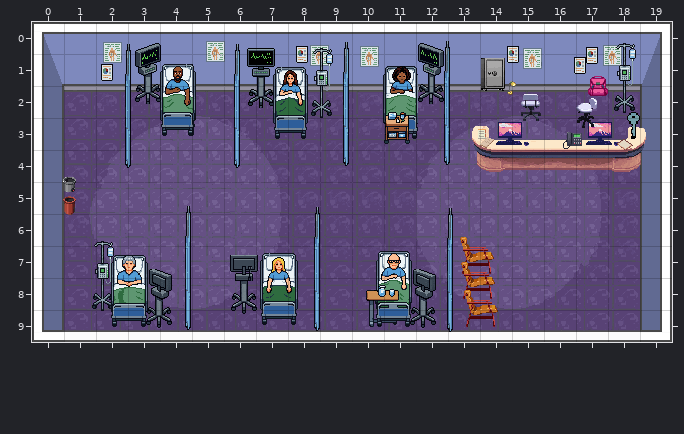
Tiled map (JSON) -- public/break_escape/assets/rooms/room_hospital_ward.tmj. The first picture shows the starting point.
Cells are 32x32 px. Shown: x 0..19, y 0..9.
After the commit:
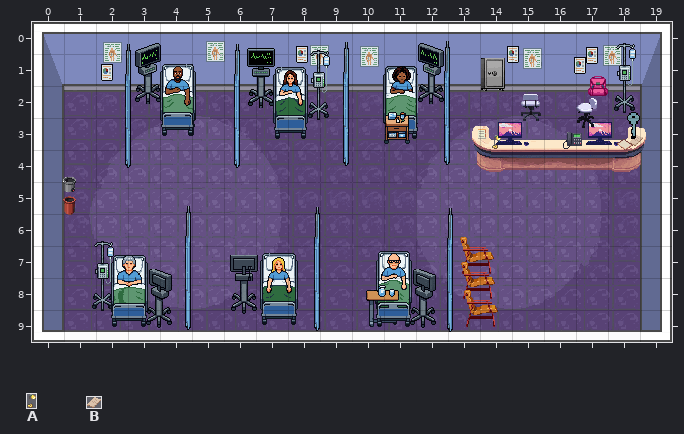
Key: from "objects": A 68 "office-misc-lamp3", B 97 "notes3".
Objects are placed by their top-left corner, in cells (3,4 is the top-left corner of cell 3,4); size is 1x1 cell unless given.
From old to new:
Layer "table_items":
changed: A "office-misc-lamp3" at 14.8,1.8 size 0.3x0.4 -> A "office-misc-lamp3" at 14.4,3.5 size 0.3x0.4
Layer "conditional_table_items":
changed: B "notes3" at 14,3.6 size 0.4x0.3 -> B "notes3" at 18.6,3.5 size 0.4x0.3
Changed places in both pictures, as pixel boxes (x1, y1, x2, y2):
old place: (507, 81, 516, 95)
changed: (480, 135, 501, 149)
new place: (629, 135, 643, 146)
